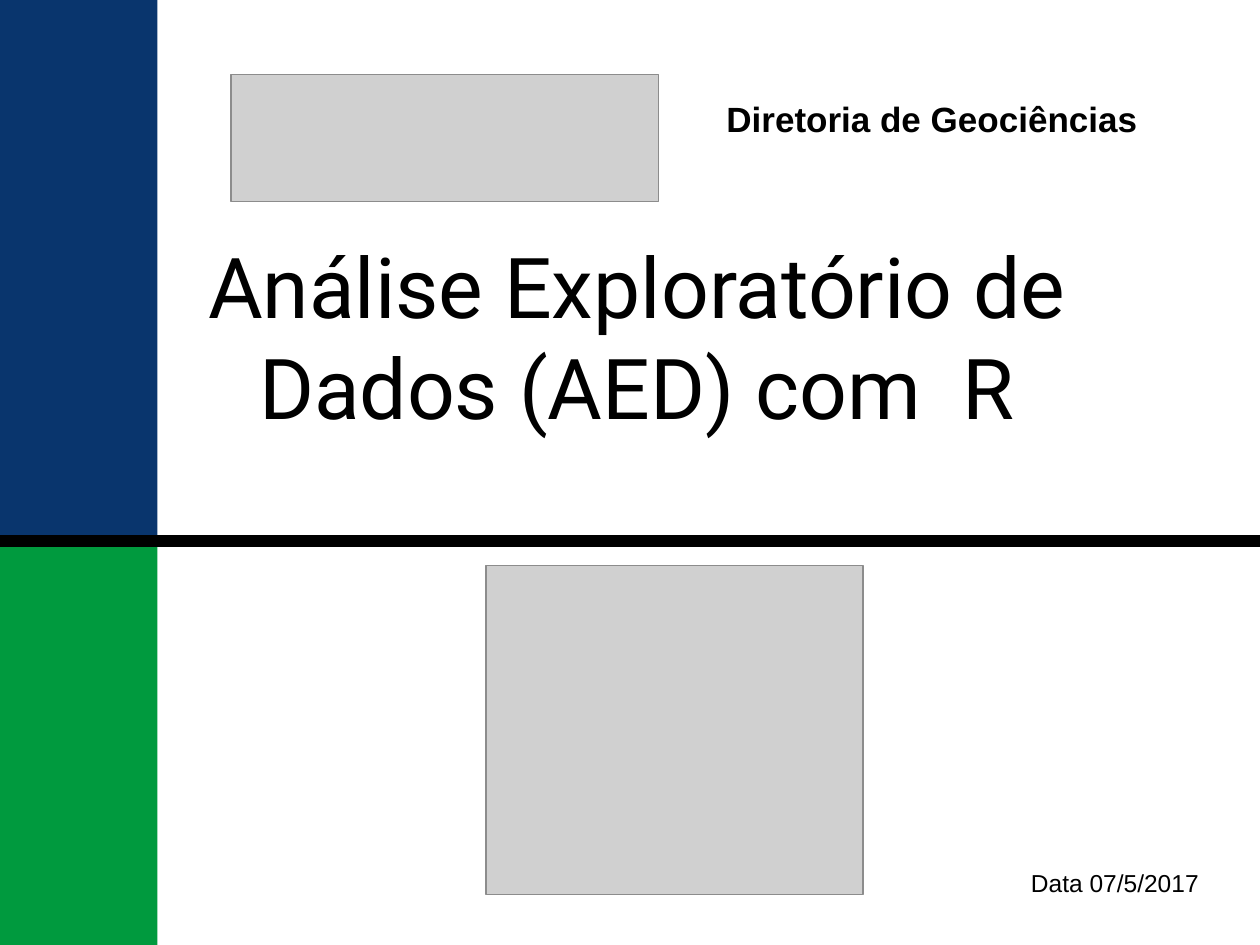
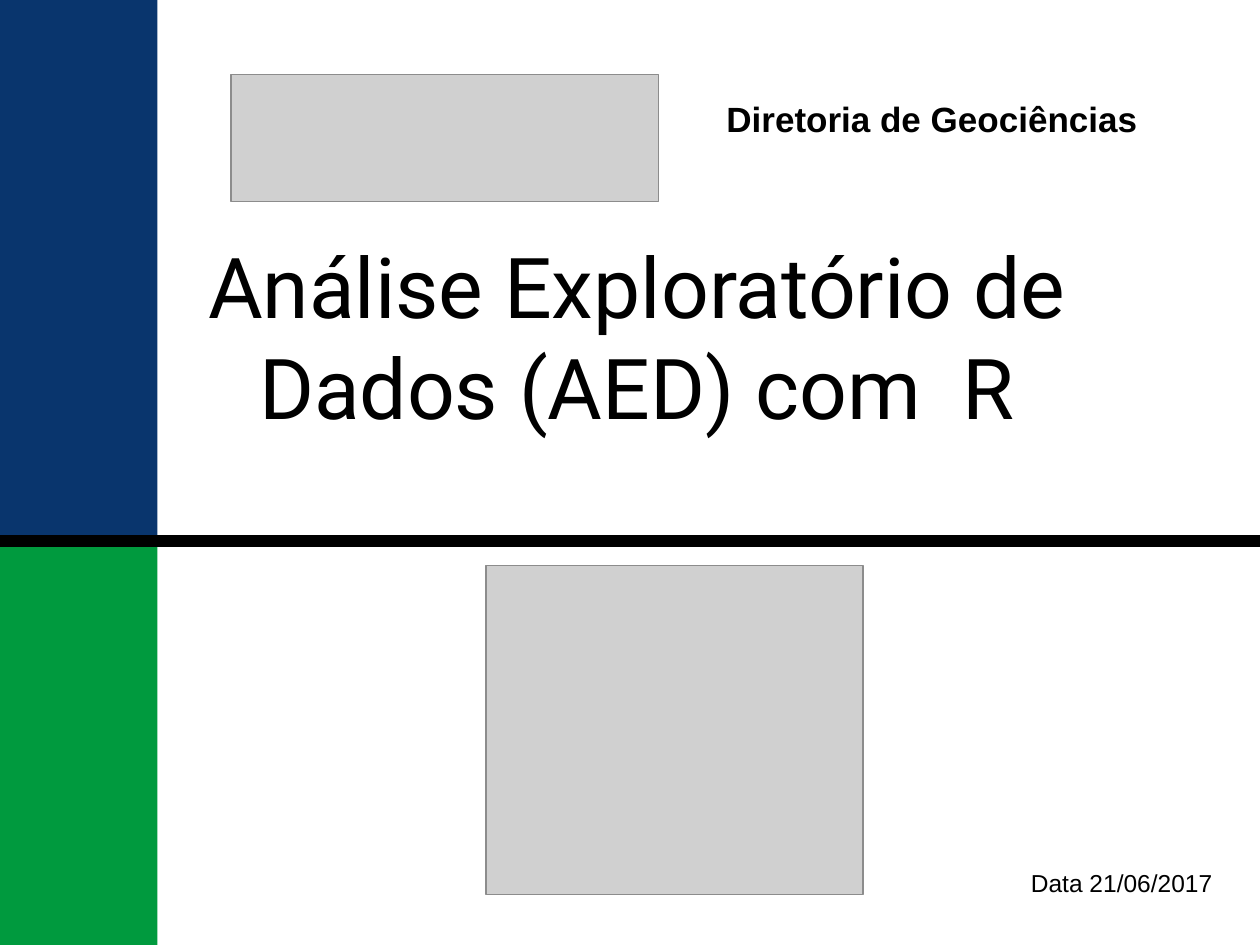
Before and after one commit to HumbertoSubiza/AED-I, a slide deck: slide 1 of 01 conceitos basicos.odp. Drawn at 1260x945 pixels with LibreOffice and Linux fonts; fonts in the diff are those of the drawing; grey boxes stand for pictures; background and template pictures are left out. Boxes give left, top, right and bottom in pixels: in the first picture for what was removed or moved away, otherwise in the second. Text is boxed around its words. In the diff, an @@ line names an element or a change of style, - is before the commit and + after.

```diff
--- a/01 conceitos basicos.odp
+++ b/01 conceitos basicos.odp
@@ text at (1031,874,1212,893): text changed @@
-Data 07/5/2017
+Data 21/06/2017
```
Also in this commit, not shown: 2 other slides changed, 20 other files.
